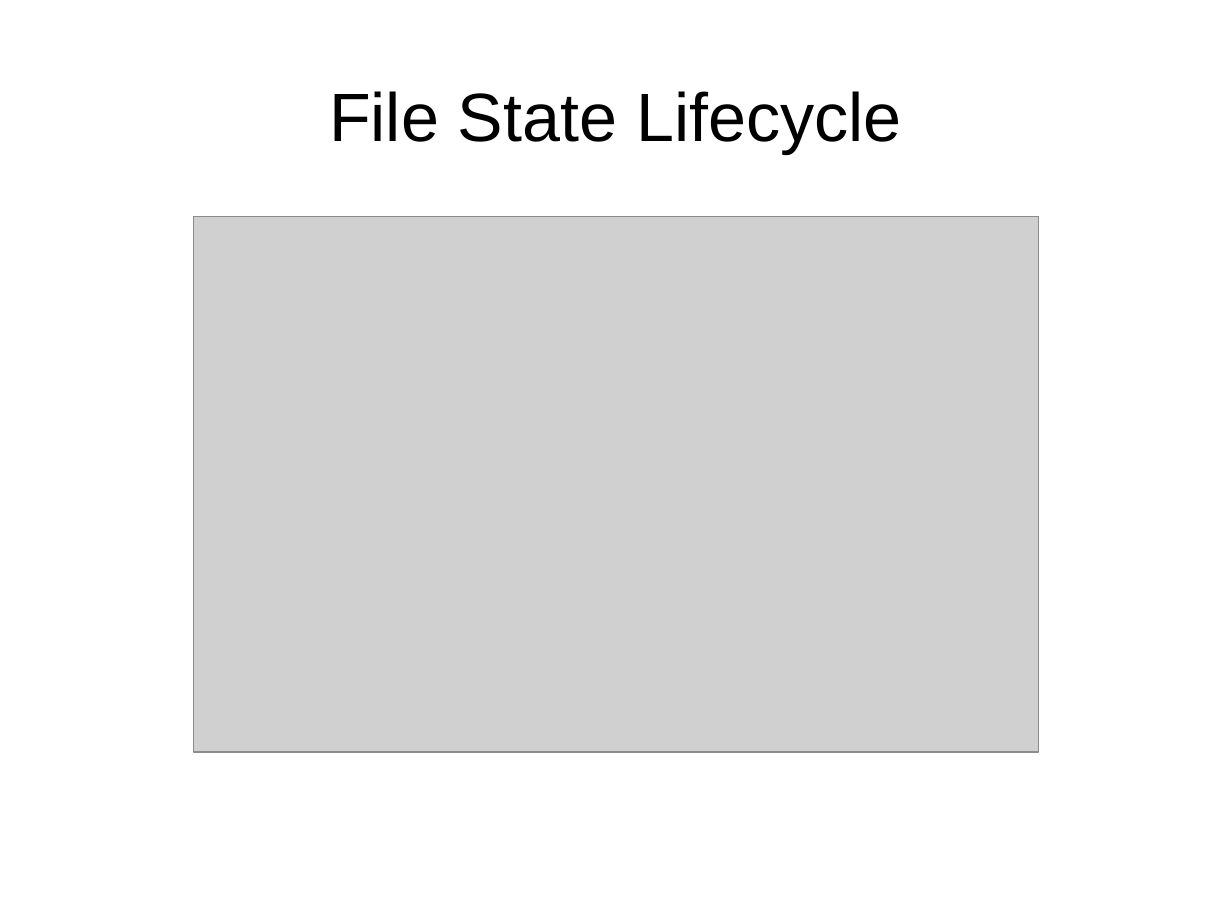
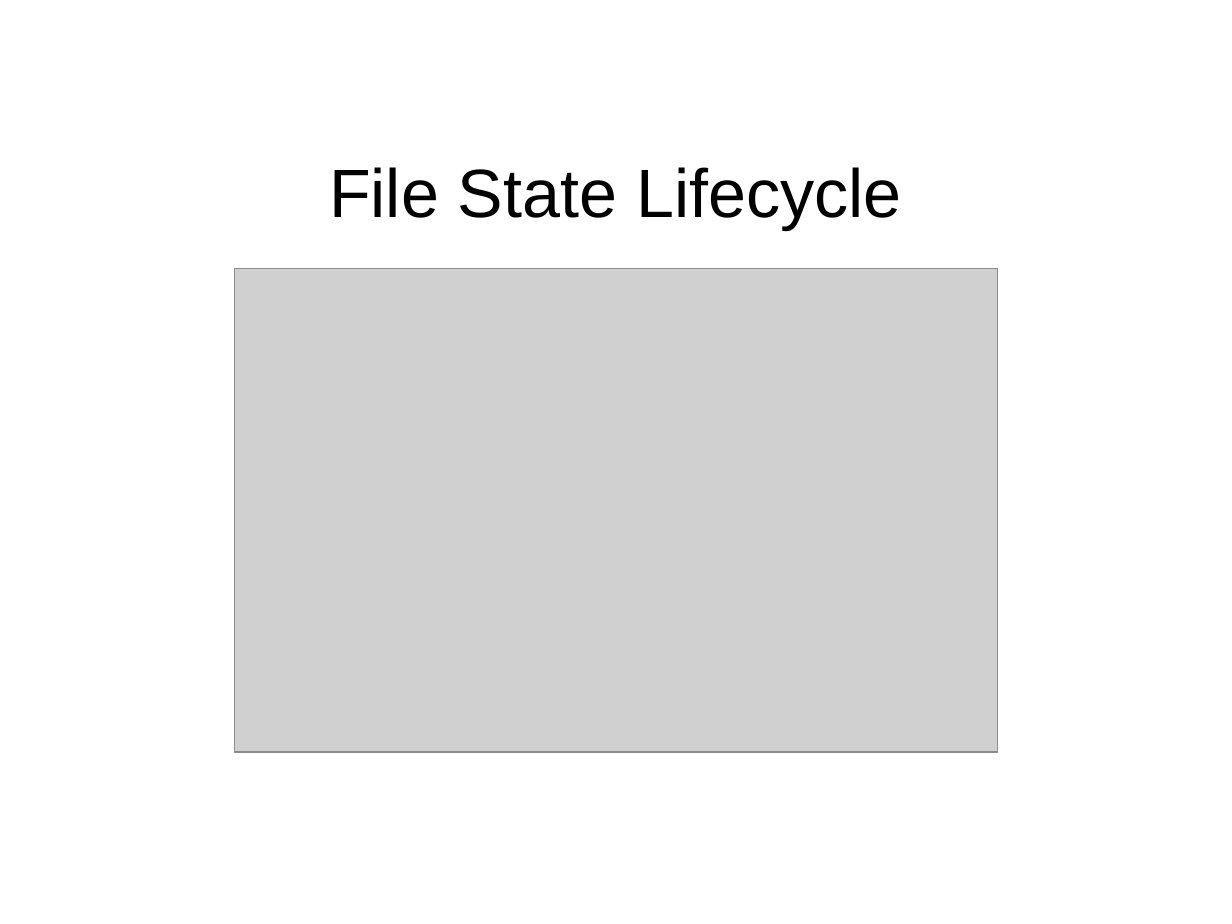
Before and after one commit to Reiuiji/Presentations, a slide deck: slide 16 of Git-Introduction/Git-Introduction.odp. Drawn at 1232x924 pixels with LibreOffice and Linux fonts; fonts in the diff are those of the drawing; grey boxes stand for pictures; background and template pictures are left out. Boxes give left, top, right and bottom in pixels: in the first picture for what was removed or moved away, otherwise in the second. Text is boxed around its words. In the diff, an @@ line names an element or a change of style, - is before the commit and + after.

```diff
--- a/Git-Introduction/Git-Introduction.odp
+++ b/Git-Introduction/Git-Introduction.odp
@@ title "File State Lifecycle": place and size @@
-title "File State Lifecycle" at [329, 91, 902, 153]
+title "File State Lifecycle" at [329, 167, 902, 230]
@@ picture: place and size @@
-picture at [193, 216, 1039, 751]
+picture at [235, 268, 998, 752]
```
Also in this commit, not shown: 43 other slides changed.
